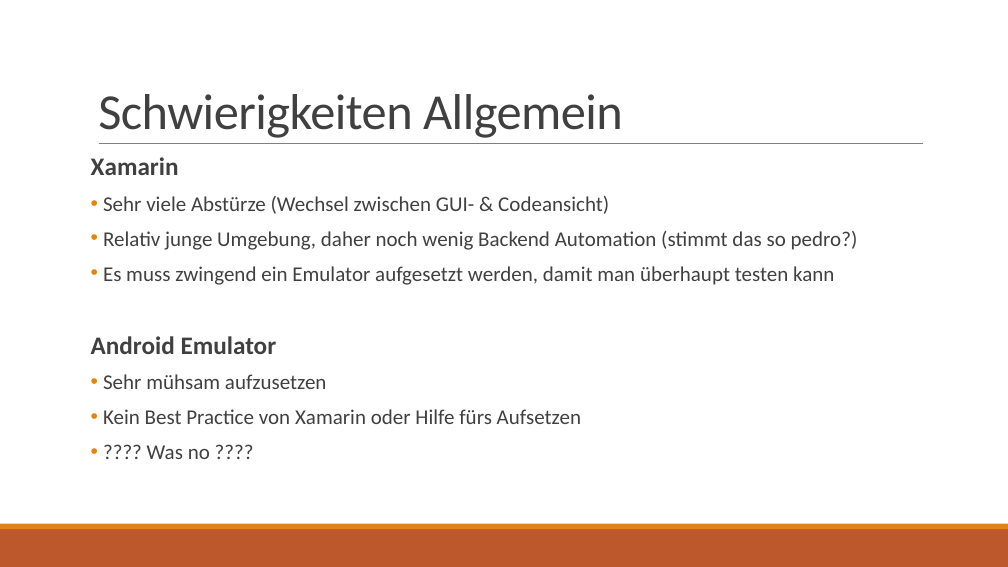
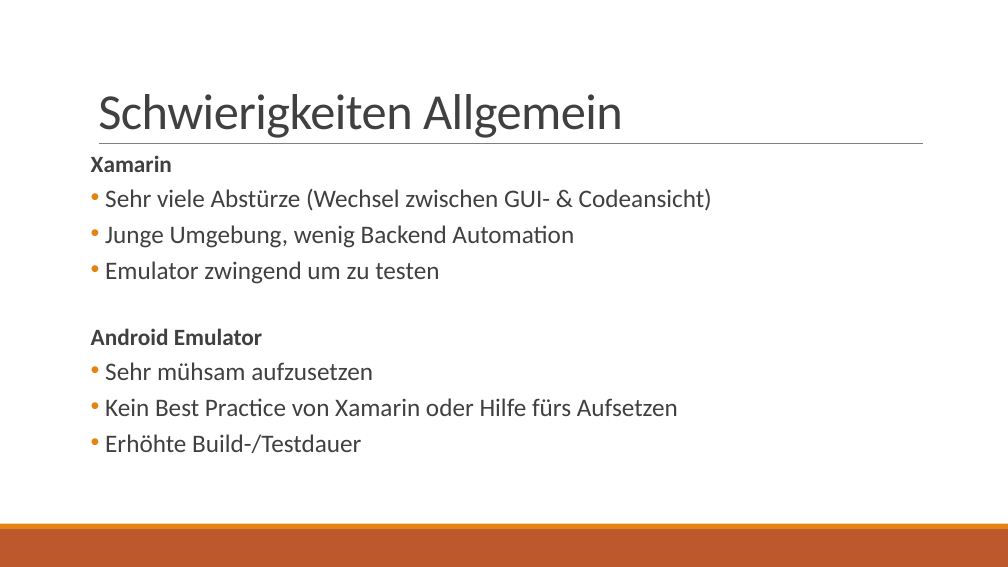
Before and after one commit to HolzbaumStudios/CookBook, a slide deck: slide 16 of Docs/Präsentation_Kochbuch.pptx (slide 13 before the commit). Drawn at 1008x567 pixels with LibreOffice and Linux fonts; fonts in the diff are those of the drawing. Boxes give left, top, right and bottom in pixels: in the first picture for what was removed or moved away, otherwise in the second. Text is boxed around its words. In the diff, an @@ line names an element or a change of style, - is before the commit and + after.

```diff
--- a/Docs/Präsentation_Kochbuch.pptx
+++ b/Docs/Präsentation_Kochbuch.pptx
@@ text at [91,155,712,416]: size 24 to 22.2 pt in "Xamarin", "Android Emulator"; size 20 to 24.1 pt in "Sehr viele Abstürze (Wechsel zwischen GUI- & ...", "Sehr mühsam aufzusetzen", "Kein Best Practice von Xamarin oder Hilfe ..."; line spacing 0.8 to 0.7 @@
@@ text at [105,225,574,284]: text changed; size 20 to 24.1 pt @@
-• Relativ junge Umgebung, daher noch wenig Backend Automation (stimmt das so pedro?)
-• Es muss zwingend ein Emulator aufgesetzt werden, damit man überhaupt testen kann
+• Junge Umgebung, wenig Backend Automation
+• Emulator zwingend um zu testen
@@ text at [105,434,361,453]: text changed; size 20 to 24.1 pt @@
-• ???? Was no ????
+• Erhöhte Build-/Testdauer
```
Also in this commit, not shown: 9 other slides changed, 4 slides added, 1 slide removed.
